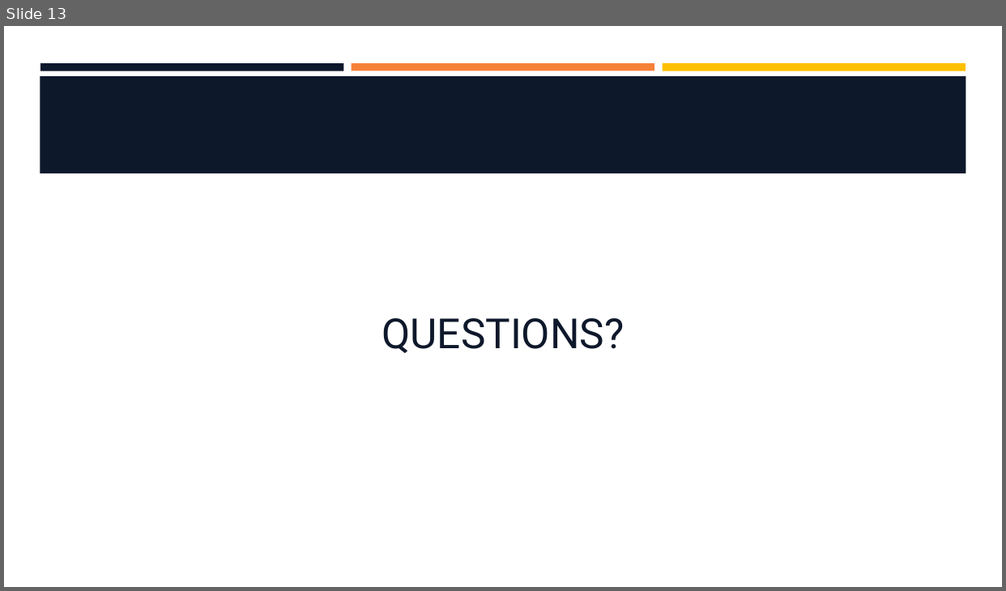
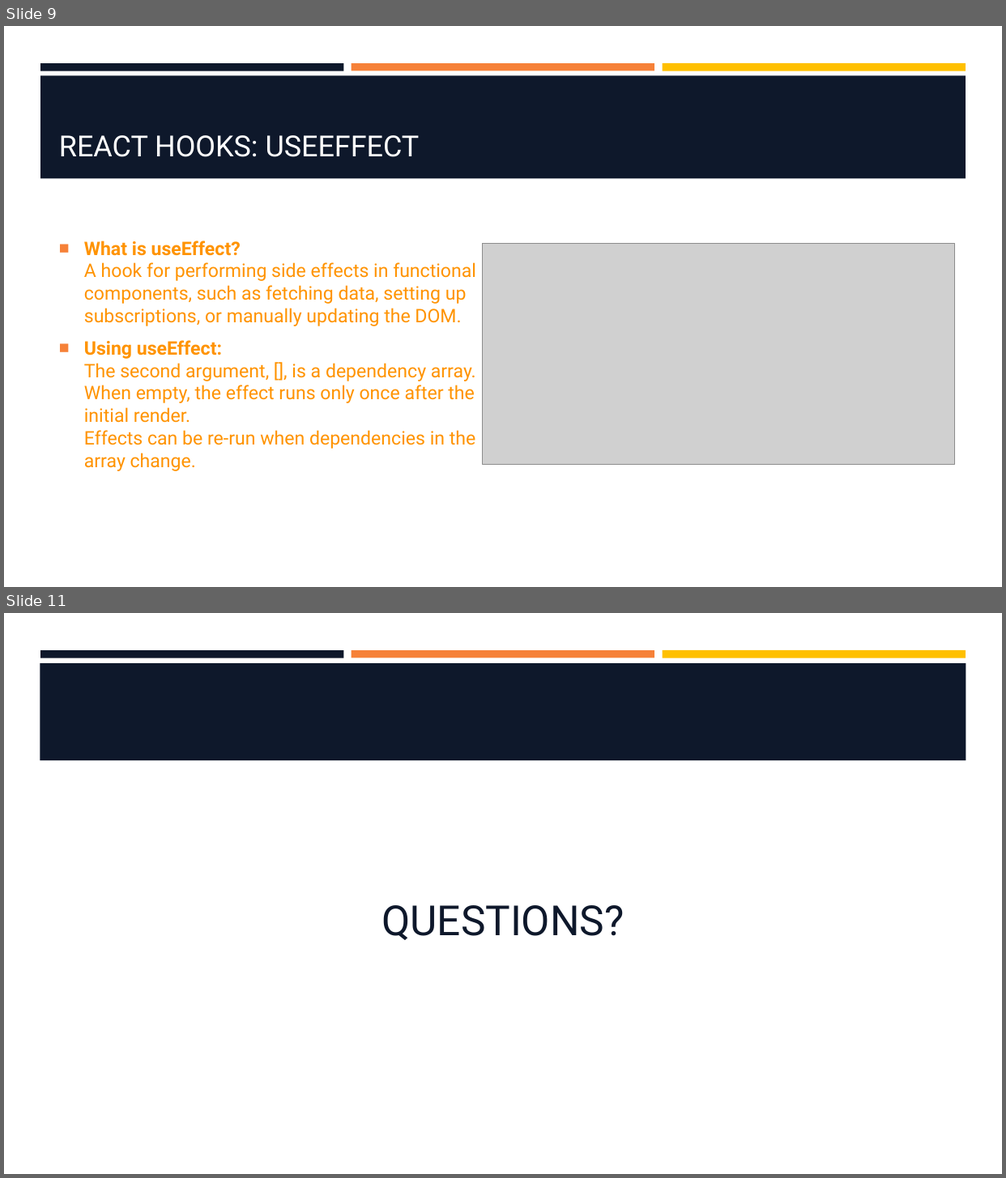
Before and after one commit to hawkeye1900/SBC-Sept24, a slide deck: week-9/W9-S2-Style-and-State/W9-S2-Style-and-State.pptx. Shown one above the other, each under a label of ours: slide 13 before the commit, slides 9 and 11 after it; the slides between them are not shown. The pictures are 1006x591 and 1006x1178 pixels, drawn with LibreOffice and Linux fonts; fonts in the diff are those of the drawing; grey boxes stand for pictures; background and template pictures are left out. Boxes give left, top, right and bottom in pixels: in the first picture for what was removed or moved away, otherwise in the second. Text is boxed around its words. In the diff, an @@ line names an element or a change of style, - is before the commit and + after.

```diff
--- a/week-9/W9-S2-Style-and-State/W9-S2-Style-and-State.pptx
+++ b/week-9/W9-S2-Style-and-State/W9-S2-Style-and-State.pptx
@@ slide 9 added at [4,26,1002,587], background #FFFFFF; not listed: 3 template elements that a slide beside it also shows @@
@@ rectangle added at [40,75,966,179], fill #0E182B @@
@@ title added at [59,135,420,157], 28 pt, text #FFFFFF @@
+REACT HOOKS: USEEFFECT
@@ text added at [84,241,476,472], 18 pt, text #FF9300 @@
+■ What is useEffect?
+  A hook for performing side effects in functional components, such as fetching data, setting up subscriptions, or manually updating the DOM.
+■ Using useEffect:
+  The second argument, [], is a dependency array. When empty, the effect runs only once after the initial render.
+  Effects can be re-run when dependencies in the array change.
@@ picture added at [483,243,955,465] @@
@@ what was slide 13 is now slide 11 @@
```
Also in this commit, not shown: 3 slides changed, 6 other slides added, 9 slides removed.
